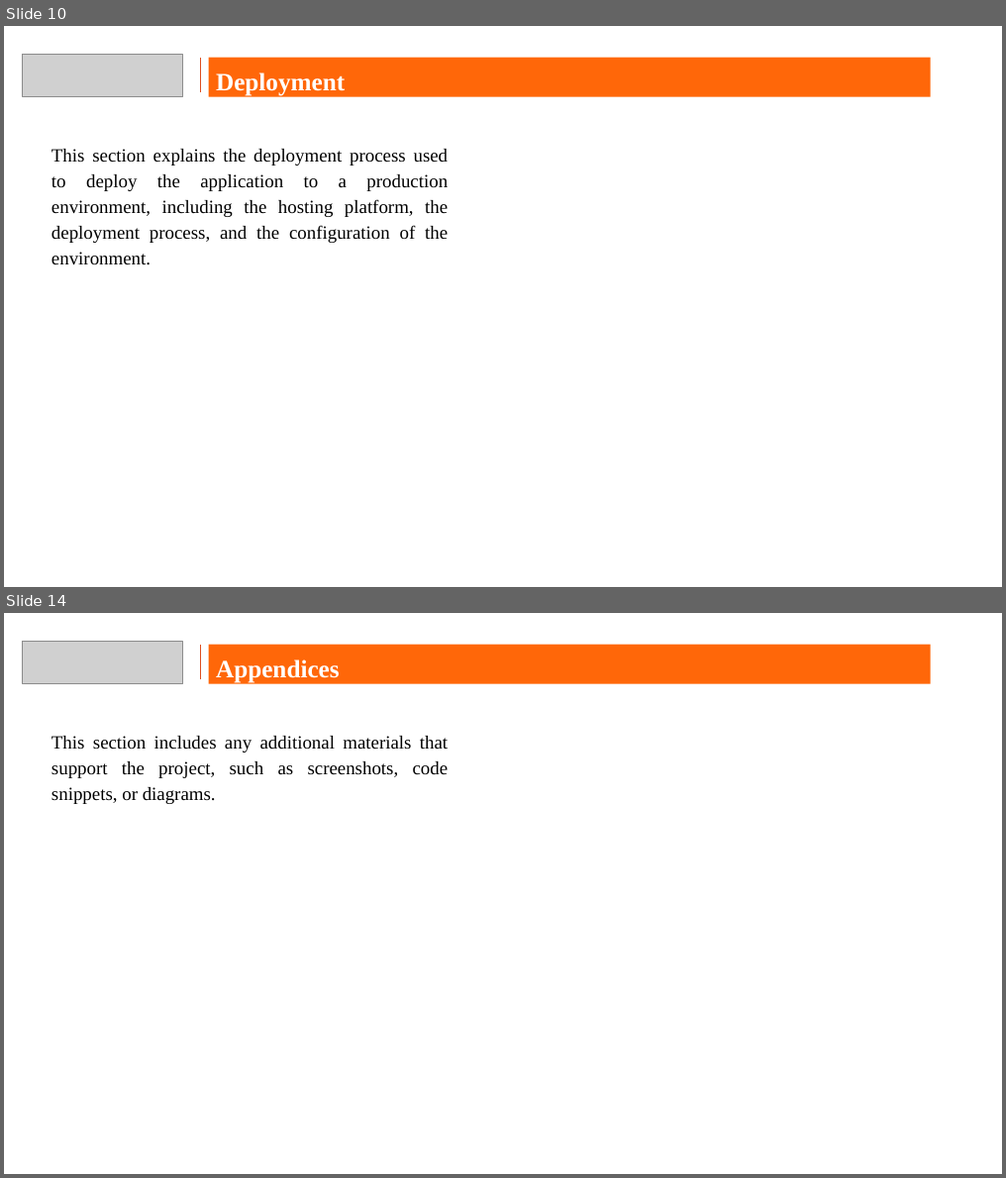
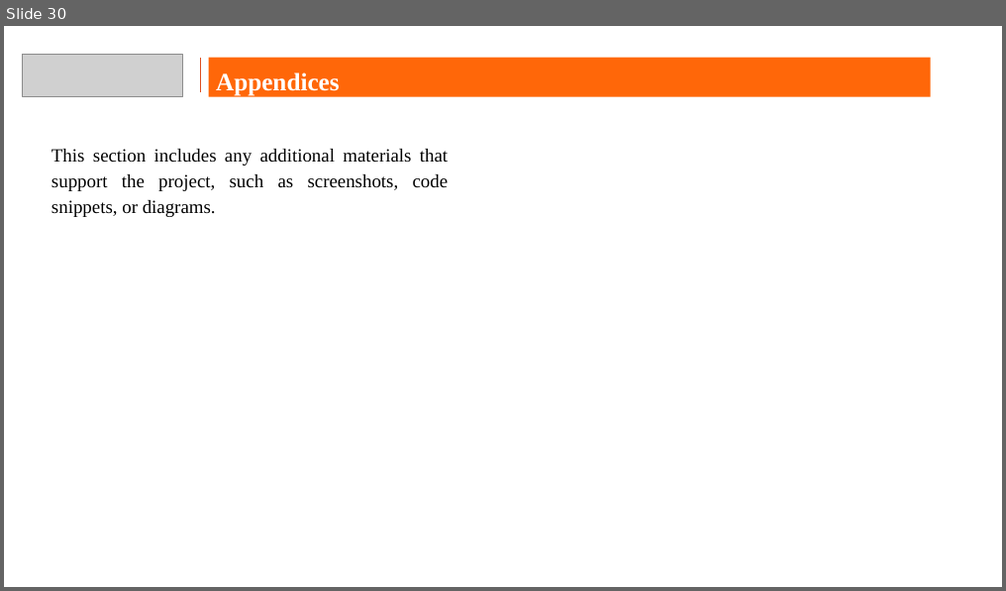
Before and after one commit to bharath210/HDFC_Capstone, a slide deck: Capstone Presentation Format Ver 1.0.pptx. Shown one above the other, each under a label of ours: slides 10 and 14 before the commit, slide 30 after it; the slides between them are not shown. The pictures are 1006x1178 and 1006x591 pixels, drawn with LibreOffice and Linux fonts; fonts in the diff are those of the drawing; grey boxes stand for pictures; background and template pictures are left out. Boxes give left, top, right and bottom in pixels: in the first picture for what was removed or moved away, otherwise in the second. Text is boxed around its words. In the diff, an @@ line names an element or a change of style, - is before the commit and + after.

Commit message:
added screenshots and ppt

```diff
--- a/Capstone Presentation Format Ver 1.0.pptx
+++ b/Capstone Presentation Format Ver 1.0.pptx
@@ slide 10 removed at (4,26,1002,587), background picture (left out) @@
@@ picture removed at (22,54,183,96) @@
@@ line removed from (201, 58) to (201, 92) @@
@@ rectangle removed at (208,58,930,97) @@
-Deployment
@@ text removed at (52,149,449,266) @@
-This section explains the deployment process used to deploy the application to a production environment, including the hosting platform, the deployment process, and the configuration of the environment.
@@ what was slide 14 is now slide 30 @@
```
Also in this commit, not shown: 8 slides changed, 22 slides added, 4 other slides removed, 40 other files.
